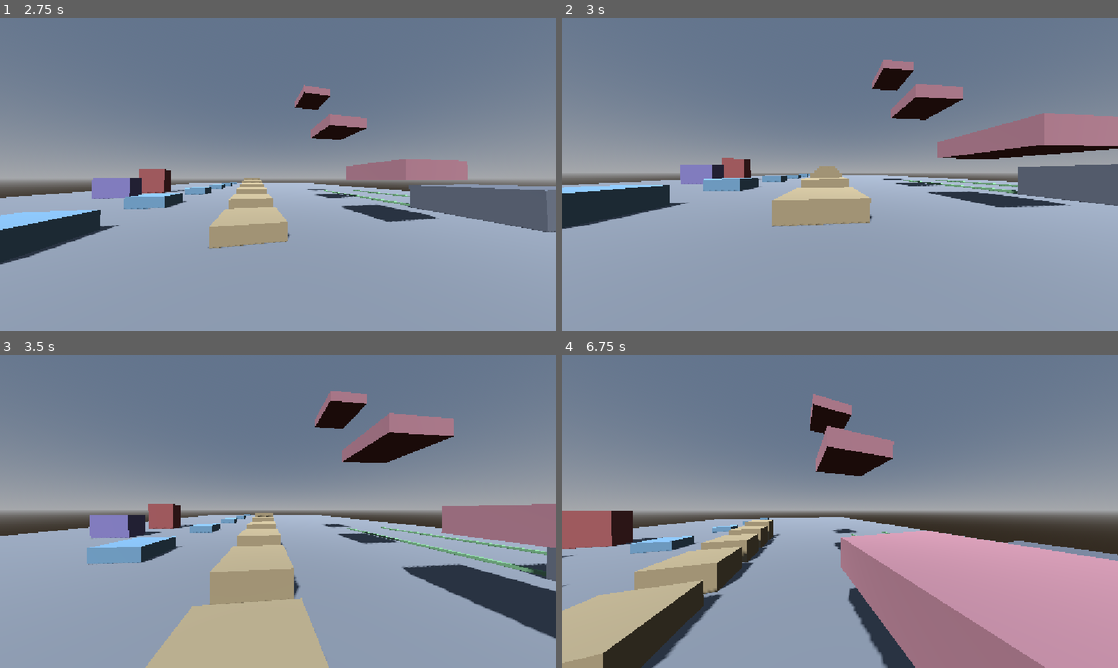
Above: before the commit, frames 1-4 (two rows, left to right).
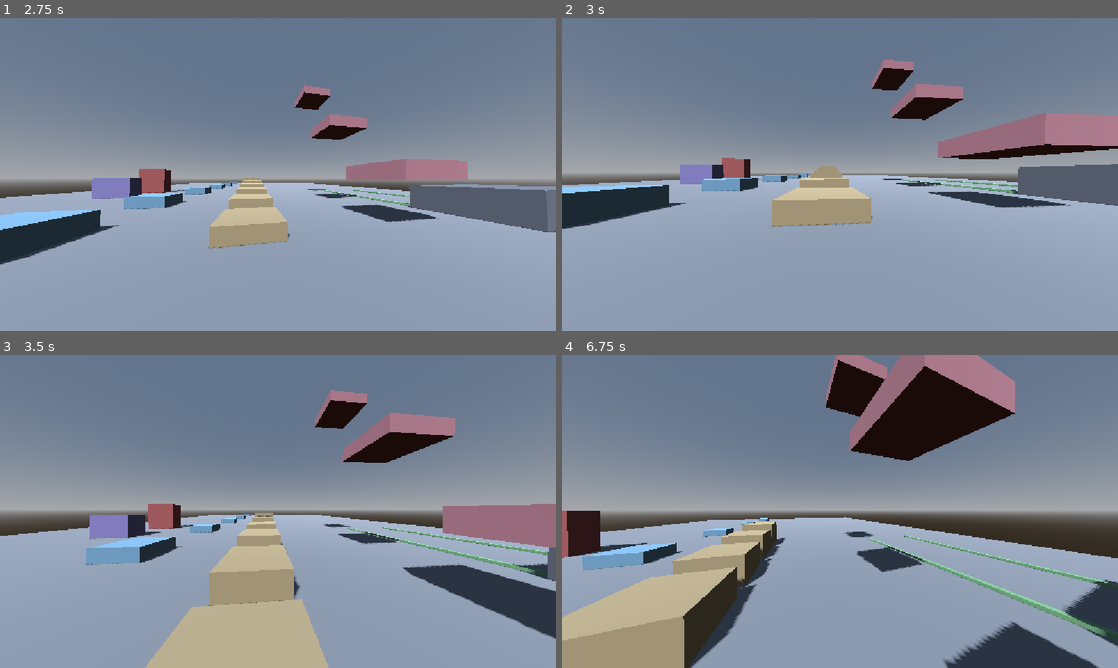
Above: after the commit, the same moments.

Repository: dragon-fish/parkour-game
Game: Godot game, scene res://scenes/main.tscn
Two runs of this game, one before a commit and one after it. Both use one fixed random seed, a clock stepped at 60 frames per second and the inputs below.
Inputs (mouse positions are in pixels of both pictures, inside the frame that each line leads up to):
- Up to frame 1 (2.75 s): tap Enter at 0.5 s; move the mouse to (305, 174) at 0.52 s; hold W from 0.53 s (still down); tap Tab at 0.6 s; tap Space at 0.77, 1.52 s; move the mouse to (250, 174) at 1.27 s; tap R at 1.35 s; move the mouse to (289, 168) at 2.02 s; hold Shift from 2.03 s (still down)
- Up to frame 2 (3 s): keep holding W; move the mouse to (834, 180) at 2.77 s; release Shift at 2.78 s; tap Ctrl at 2.85 s
- Up to frame 3 (3.5 s): keep holding W; tap Space at 3.02 s
- Up to frame 4 (6.75 s): move the mouse to (878, 514) at 3.52 s; tap Tab at 3.6, 6.6 s; tap Space at 3.77, 4.52, 6.02 s; move the mouse to (795, 508) at 4.27 s; tap R at 4.35 s; move the mouse to (845, 511) at 5.02 s; hold Shift 5.03-5.78 s; move the mouse to (817, 505) at 5.77 s; release W at 5.78 s; hold D 5.78-6.53 s; tap Ctrl at 5.85 s; move the mouse to (867, 511) at 6.52 s; hold W from 6.53 s (still down)

Frame 1 is identical in both runs. In frame 2, 0.2% of the frame differs, in the area x 4-100%, y 13-67%; in frame 3, 0.4%; in frame 4, 40%, in the area x 0-100%, y 0-100%.

Commit message:
fix(movement): stop the roll buffer being eaten early, and count the landing tick's own descent
Two review findings against Task 6, both mine (the first copied verbatim from
the brief I wrote):

`falling_move.gd`'s rolled expression had consume_roll() as the left operand
of `and`, so short-circuit evaluation spent the buffered press on every
landing regardless of fall height -- a short hop with crouch buffered for a
slide would eat the press for nothing, leaving nothing for
walking_move.gd's slide-entry check on the very next tick. Swapped so the
height threshold gates consumption instead.

fall_tracker.update() runs before MoveManager each tick (Player._physics_
process()), so it only ever sees the PREVIOUS tick's velocity/position -- the
descent that happens during the tick that actually lands was silently
dropped, then discarded by set_grounded()'s reset. FallingMove now folds that
final increment in explicitly, using the pre-impact velocity already captured
as impact_speed and the just-landed position, before the reset. At a task
whose entire purpose is calibrating fall-height thresholds, a systematic
~one-tick undercount on every landing was exactly the kind of error the
calibration cannot absorb.

Added Player.last_landing_fall_height (mirroring last_landing_speed/
last_landing_rolled) so the pre-reset value is observable at all -- without
it there is no way to assert against the counter a landing actually used.

Both fixes are covered by tests/test_falling_move_integration.gd, which
drives a real Player through _physics_process() rather than hand-feeding
FallTracker: the existing suite only ever exercised the tracker with
synthetic values, never the real tick ordering, which is exactly why neither
bug was caught the first time.

Co-Authored-By: Claude Opus 5 (1M context) <noreply@anthropic.com>

Diff:
--- a/scripts/player/moves/falling_move.gd
+++ b/scripts/player/moves/falling_move.gd
@@ -61,11 +61,29 @@
 	player.move_and_slide()
 
 	if player.is_on_floor():
+		# Player._physics_process() already fed fall_tracker THIS tick, but
+		# before this move ran -- so that call only ever sees LAST tick's
+		# velocity/position. This tick's own descent, the one that actually
+		# ends in the floor contact just detected, was never counted, and is
+		# about to be thrown away by set_grounded() below. One more update(),
+		# using the pre-impact velocity already captured as impact_speed and
+		# the just-landed position, folds that final increment in before the
+		# reset -- otherwise every fall undercounts by ~one tick's worth of
+		# descent (~0.09 m at 5.6 m/s, 1/60 s), which is exactly the kind of
+		# error a task calibrating fall-height THRESHOLDS cannot absorb.
+		player.fall_tracker.update(delta, -impact_speed, player.global_position.y)
 		# Read BEFORE set_grounded(), which resets the counter.
 		var fall_height: float = player.fall_tracker.fall_height
-		var rolled: bool = player.consume_roll() \
-			and fall_height >= config.pawn.skill_roll_landing_height
+		# fall_height must gate consume_roll(), not the other way round: `and`
+		# short-circuits left-to-right, so with consume_roll() on the left it
+		# would ALWAYS spend the buffered press -- even on a landing nowhere
+		# near the roll threshold -- eating a crouch meant for the slide-entry
+		# check in walking_move.gd on the very next tick. Keeping the height
+		# check first means an ordinary landing leaves the buffer untouched.
+		var rolled: bool = fall_height >= config.pawn.skill_roll_landing_height \
+			and player.consume_roll()
 		player.last_landing_rolled = rolled
+		player.last_landing_fall_height = fall_height
 		player.set_grounded(true)
 		player.notify_landed(impact_speed)
 		_apply_landing_cost(fall_height, rolled)
--- a/scripts/player/player.gd
+++ b/scripts/player/player.gd
@@ -15,6 +15,12 @@
 var last_landing_speed: float = 0.0
 ## True when the most recent landing was a roll. Read by the camera and HUD.
 var last_landing_rolled: bool = false
+## Accumulated fall height the most recent landing was judged on -- i.e.
+## fall_tracker.fall_height read the instant before set_grounded() reset it.
+## Exists because that value is otherwise unobservable from outside the same
+## physics tick: the counter is gone by the time anything else runs. Set by
+## FallingMove alongside last_landing_rolled.
+var last_landing_fall_height: float = 0.0
 ## Last polled input, exposed for the debug HUD.
 var last_input: MoveInput = MoveInput.new()
 
@@ -402,6 +408,7 @@
 	# rather than letting the first tick after the reset read the old life's.
 	_travel_speed = 0.0
 	last_landing_speed = 0.0
+	last_landing_fall_height = 0.0
 	grounded = false
 	# Set directly rather than through set_grounded(true) (which would also
 	# flip `grounded` back on, contradicting the line above): global_position
--- /dev/null
+++ b/tests/test_falling_move_integration.gd
@@ -0,0 +1,138 @@
+class_name TestFallingMoveIntegration
+extends TestCase
+
+# Drives a real Player through _physics_process(), not a hand-fed formula --
+# both tests here exist because a review found bugs that only manifest under
+# the REAL tick ordering (Player.fall_tracker.update() running before
+# MoveManager each tick, FallingMove reading/resetting it around
+# move_and_slide()), which nothing in test_fall_tracker.gd or
+# test_landing_tiers.gd's hand-built Player stub could ever have caught.
+
+const TestWorld = preload("res://tests/world_fixture.gd")
+
+func _settle(world: Dictionary) -> void:
+	# Let the player actually come to rest on the floor under real physics
+	# (grounded declared, floor_snap settled) before a test starts messing
+	# with its position.
+	await step(10)
+
+func test_a_short_landing_leaves_the_roll_buffer_for_the_slide() -> void:
+	# Regression test for falling_move.gd's `rolled` expression having
+	# consume_roll() as the LEFT operand of `and`: that unconditionally spends
+	# the buffered press on every landing, threshold or not, leaving
+	# walking_move.gd's slide-entry check nothing to read on the very next
+	# tick. A landing well under skill_roll_landing_height (2.0 m) must NOT
+	# consume the buffer -- the press has to survive to open the slide.
+	var world := TestWorld.build(tree, MovementConfig.new())
+	await step(1)
+	TestWorld.place(world)
+	await _settle(world)
+
+	var player: Player = world["player"]
+	var input: ScriptedInputSource = world["input"]
+
+	# Build up ground speed past slide_entry_speed (4.0) before leaving the
+	# floor, same as a real player running and then stepping off a low ledge.
+	input.state.move = Vector2(0.0, 1.0)
+	for i in 90:
+		await step(1)
+	check_greater(player.horizontal_speed(), player.config.slide.slide_entry_speed, \
+		"did not reach slide entry speed before the drop")
+
+	# A small hop, well under the 2.0 m roll threshold.
+	player.global_position.y += 1.0
+	await step(1)
+	check(player.move_manager.current_name == Move.FALLING, \
+		"teleporting up did not send the player airborne")
+
+	# Buffer the roll press while airborne, matching a player who pressed
+	# crouch expecting to land into a slide.
+	input.press_crouch()
+	await step(1)
+	input.release_crouch()
+
+	var landed := false
+	for i in 60:
+		await step(1)
+		if player.move_manager.current_name == Move.WALKING and i > 0:
+			landed = true
+			break
+	check(landed, "never returned to Walking after the short hop")
+	check(player.last_landing_fall_height < player.config.pawn.skill_roll_landing_height, \
+		"the drop was not actually below the roll threshold -- test setup is wrong")
+
+	# The buffer must still be armed: one more tick of WalkingMove, still
+	# moving fast, should open the slide.
+	var opened_slide := false
+	for i in 5:
+		await step(1)
+		if player.move_manager.current_name == Move.SLIDE:
+			opened_slide = true
+			break
+	check(opened_slide, "the roll buffer was eaten by the short landing instead of surviving for the slide")
+
+	TestWorld.teardown(world)
+	await step(1)
+
+func test_the_fall_counter_includes_the_landing_ticks_own_descent() -> void:
+	# Regression test for fall_tracker.update() being called BEFORE
+	# MoveManager runs each tick, so it only ever sees LAST tick's
+	# velocity/position -- the descent that happens during the tick that
+	# actually lands was silently dropped before FallingMove's fix added a
+	# catch-up update() call after move_and_slide().
+	#
+	# Deliberately NOT compared against the raw teleport height: FallTracker
+	# only starts counting once vertical speed crosses enter_to_falling_z_speed
+	# (-2.0 m/s), a real, documented "grace period" (see
+	# test_a_gentle_step_off_does_not_start_counting in test_fall_tracker.gd)
+	# that eats several tenths of a metre of a from-rest drop before arming --
+	# comparing against the raw drop height would fail even on CORRECT code.
+	#
+	# Instead this reconstructs, from directly observed positions, exactly
+	# how far the player actually descended during the landing tick itself,
+	# and checks the counter's final reading grew by exactly that much: once
+	# armed and purely falling, fall_height == apex_y - world_y, so its
+	# increase across any one tick must equal that tick's own drop in
+	# world_y -- the one relationship the missing catch-up call broke.
+	var world := TestWorld.build(tree, MovementConfig.new())
+	await step(1)
+	TestWorld.place(world)
+	await _settle(world)
+
+	var player: Player = world["player"]
+	player.global_position.y += 6.0
+	player.velocity = Vector3.ZERO
+
+	# apex_y is reconstructed, not assumed: fall_tracker.fall_height read AFTER
+	# a tick was computed by that tick's update() call using the position from
+	# BEFORE that same tick (Player._physics_process() samples the tracker
+	# ahead of MoveManager). So "fall_height read after step N" pairs
+	# correctly with "position read before step N" -- pairing it with the
+	# position read AFTER step N (one tick later) silently reintroduces the
+	# very one-tick lag this test exists to catch, producing a false mismatch
+	# on entirely correct code.
+	var apex_y := 0.0
+	var landed := false
+	for i in 200:
+		var y_pre: float = player.global_position.y
+		await step(1)
+		if player.move_manager.current_name == Move.WALKING and i > 1:
+			landed = true
+			break
+		var fh_now: float = player.fall_tracker.fall_height
+		if fh_now > 0.0:
+			apex_y = fh_now + y_pre
+	check(landed, "never landed after the drop")
+	check_greater(apex_y, 0.0, "the fall tracker never armed during the drop -- test setup is wrong")
+
+	# The counter's final reading must match apex_y minus the FRESH landed
+	# position -- the whole point of the fix. Before it, the landing tick's
+	# own descent (~0.16 m at this fall's ~9.7 m/s impact speed) was missing,
+	# which the 0.001 m tolerance here would have caught easily.
+	var expected: float = apex_y - player.global_position.y
+	check_approx(player.last_landing_fall_height, expected, 0.001, \
+		"the counter does not match the reconstructed ground truth -- got %f, expected %f" \
+			% [player.last_landing_fall_height, expected])
+
+	TestWorld.teardown(world)
+	await step(1)
Not shown, added: tests/test_falling_move_integration.gd.uid
